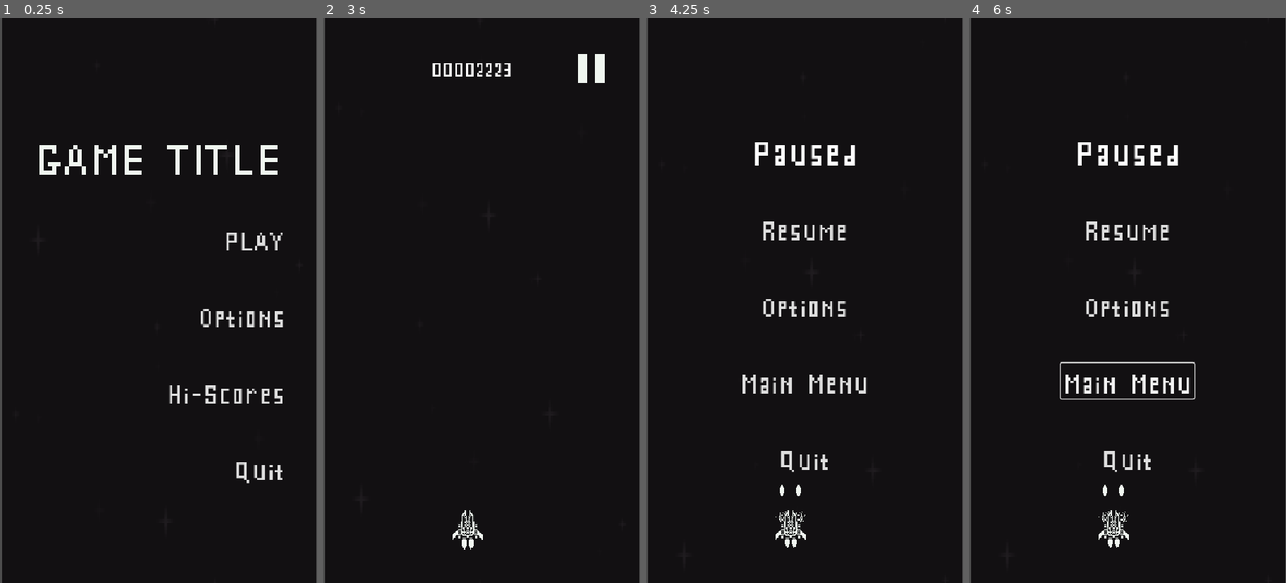
Above: before the commit, frames 1-4 (left to right).
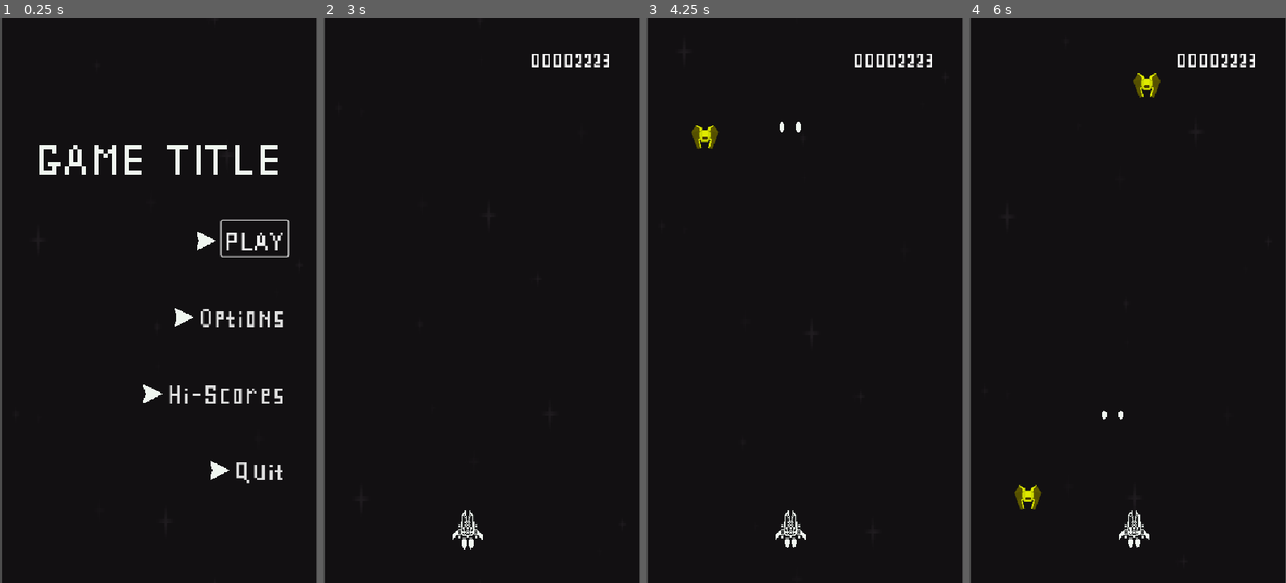
Above: after the commit, the same moments.

Repository: rnakkas/GodotSandbox
Game: Godot game, scene res://ShmupSandbox/Main/Scenes/main.tscn
The game is run twice, just before and just after one commit, with the same random seed, the same clock (stepped at 60 frames per second) and the same inputs.
Inputs (mouse positions are in pixels of both pictures, inside the frame that each line leads up to):
- Up to frame 1 (0.25 s): no input
- Up to frame 2 (3 s): click "Options" at 0.5 s; click "Back" at 1.25 s; click "Hi-Scores" at 2 s; click "PLAY" at 2.75 s
- Up to frame 3 (4.25 s): click (912, 68) at 3.52 s
- Up to frame 4 (6 s): click (1127, 227) at 4.25 s, where only the run before the commit has a clickable "Resume"; click (1127, 379) at 5 s, where only the run before the commit has a clickable "Main Menu"; move the mouse to (1197, 272) at 5.77 s; press the mouse at (1197, 272) at 5.78 s; hold D (move_right) from 5.78 s (still down)

The runs differ from the first frame. In frame 1, 0.6% of the frame differs, in the area x 45-92%, y 35-82%; in frame 2, 0.8%; in frame 3, 2.8%; in frame 4, 3.7%, in the area x 14-91%, y 6-94%.

Commit message:
selector icon

Diff:
--- a/ShmupSandbox/Main/Scenes/main.tscn
+++ b/ShmupSandbox/Main/Scenes/main.tscn
@@ -1,50 +1,11 @@
-[gd_scene load_steps=8 format=3 uid="uid://betfkrygq2ejo"]
+[gd_scene load_steps=3 format=3 uid="uid://betfkrygq2ejo"]
 
 [ext_resource type="Script" uid="uid://rllceid1ypu1" path="res://ShmupSandbox/Main/Scripts/main.gd" id="1_aucld"]
-[ext_resource type="PackedScene" uid="uid://dw1uu0vpx6e46" path="res://ShmupSandbox/UI/Scenes/main_menu.tscn" id="2_wc50p"]
-[ext_resource type="Script" uid="uid://cv1tb3kosvc8x" path="res://ShmupSandbox/UI/Scripts/parallax_background.gd" id="3_sfnpo"]
-[ext_resource type="PackedScene" uid="uid://ny01qnyexpg2" path="res://ShmupSandbox/UI/Scenes/options_menu.tscn" id="3_wc50p"]
-[ext_resource type="PackedScene" uid="uid://bumbgw58q7r1d" path="res://ShmupSandbox/UI/Scenes/pause_menu.tscn" id="4_sfnpo"]
-[ext_resource type="Texture2D" uid="uid://db1kvoxnhwk4t" path="res://ShmupSandbox/Assets/ParallaxBackgrounds/black.png" id="4_ug3jy"]
-[ext_resource type="PackedScene" uid="uid://btcsgnuk4yo61" path="res://ShmupSandbox/UI/Scenes/player_hud.tscn" id="5_ug3jy"]
+[ext_resource type="PackedScene" uid="uid://wq32mri3ebiv" path="res://ShmupSandbox/UI/Scenes/ui_layer.tscn" id="2_aucld"]
 
 [node name="Main" type="Node2D"]
 script = ExtResource("1_aucld")
 
-[node name="UI" type="CanvasLayer" parent="."]
+[node name="UI_layer" parent="." instance=ExtResource("2_aucld")]
 
-[node name="main_menu" parent="UI" instance=ExtResource("2_wc50p")]
-unique_name_in_owner = true
-
-[node name="options_menu" parent="UI" instance=ExtResource("3_wc50p")]
-unique_name_in_owner = true
-visible = false
-
-[node name="pause_menu" parent="UI" instance=ExtResource("4_sfnpo")]
-unique_name_in_owner = true
-visible = false
-
-[node name="player_hud" parent="UI" instance=ExtResource("5_ug3jy")]
-unique_name_in_owner = true
-visible = false
-
-[node name="ParallaxBackground" type="ParallaxBackground" parent="UI"]
-process_mode = 1
-script = ExtResource("3_sfnpo")
-scroll_speed = 160.0
-
-[node name="ParallaxLayer" type="ParallaxLayer" parent="UI/ParallaxBackground"]
-motion_scale = Vector2(0, 0.5)
-motion_mirroring = Vector2(0, 960)
-
-[node name="Sprite2D" type="Sprite2D" parent="UI/ParallaxBackground/ParallaxLayer"]
-position = Vector2(270.5, 484)
-scale = Vector2(2.08984, 3.79688)
-texture = ExtResource("4_ug3jy")
-
-[connection signal="hi_scores_button_pressed" from="UI/main_menu" to="." method="_on_main_menu_hi_scores_button_pressed"]
-[connection signal="options_button_pressed" from="UI/main_menu" to="." method="_on_main_menu_options_button_pressed"]
-[connection signal="play_button_pressed" from="UI/main_menu" to="." method="_on_main_menu_play_button_pressed"]
-[connection signal="quit_button_pressed" from="UI/main_menu" to="." method="_on_main_menu_quit_button_pressed"]
-[connection signal="back_to_main_menu_button_pressed" from="UI/options_menu" to="." method="_on_options_menu_back_to_main_menu_button_pressed"]
-[connection signal="pause_button_pressed" from="UI/player_hud" to="." method="_on_player_hud_pause_button_pressed"]
+[connection signal="game_started" from="UI_layer" to="." method="_on_ui_layer_game_started"]
--- a/ShmupSandbox/Main/Scripts/main.gd
+++ b/ShmupSandbox/Main/Scripts/main.gd
@@ -1,31 +1,10 @@
 class_name main extends Node2D
 
-@onready var main_menu_ui : main_menu = %main_menu
-@onready var options_menu_ui : options_menu = %options_menu
-@onready var pause_menu_ui : pause_menu = %pause_menu
-@onready var player_hud_ui : player_hud = %player_hud
-
-enum UiType
-{
-	MAIN_MENU,
-	OPTIONS_MENU,
-	PAUSE_MENU,
-	PLAYER_HUD_UI
-}
 
 var game_scene : PackedScene = preload("res://ShmupSandbox/Main/Scenes/game.tscn")
 
 func _ready() -> void:
 	self.process_mode = Node.PROCESS_MODE_ALWAYS
-
-	## Turn visibility on for main menu
-	main_menu_ui.visible = true
-
-	## Turn visibility off for all other ui
-	options_menu_ui.visible = false
-	pause_menu_ui.visible = false
-	player_hud_ui.visible = false
-
 
 func _process(_delta: float) -> void:
 	## For testing only
@@ -36,53 +15,11 @@
 		get_tree().paused = false
 		get_tree().reload_current_scene()
 
-## Main menu
-func _on_main_menu_play_button_pressed() -> void:
-	_toggle_ui(UiType.MAIN_MENU)
-	_toggle_ui(UiType.PLAYER_HUD_UI)
+func _on_ui_layer_game_started() -> void:
 	_start_game()
-
-func _on_main_menu_options_button_pressed() -> void:
-	_toggle_ui(UiType.MAIN_MENU)
-	_toggle_ui(UiType.OPTIONS_MENU)
-
-func _on_main_menu_hi_scores_button_pressed() -> void:
-	print("show hi scores")
-
-func _on_main_menu_quit_button_pressed() -> void:
-	get_tree().call_deferred("quit")
-
-## Options menu
-func _on_options_menu_back_to_main_menu_button_pressed() -> void:
-	_toggle_ui(UiType.OPTIONS_MENU)
-	_toggle_ui(UiType.MAIN_MENU)
-
-## Player hud
-func _on_player_hud_pause_button_pressed() -> void:
-	get_tree().paused = true
-	_toggle_ui(UiType.PLAYER_HUD_UI)
-	_toggle_ui(UiType.PAUSE_MENU)
 
 
 ## Helper functions
 func _start_game() -> void:
 	var game_instance := game_scene.instantiate()
 	add_child(game_instance)
-
-func _toggle_ui(menu_type : UiType) -> void:
-	var ui_element : Variant
-
-	match menu_type:
-		UiType.MAIN_MENU:
-			ui_element = main_menu_ui
-		UiType.OPTIONS_MENU:
-			ui_element = options_menu_ui
-		UiType.PLAYER_HUD_UI:
-			ui_element = player_hud_ui
-		UiType.PAUSE_MENU:
-			ui_element = pause_menu_ui
-		_: null
-
-	if ui_element:
-		ui_element.visible = !ui_element.visible
-		ui_element.process_mode = Node.PROCESS_MODE_ALWAYS if ui_element.visible else Node.PROCESS_MODE_DISABLED
--- a/ShmupSandbox/UI/Scenes/main_menu.tscn
+++ b/ShmupSandbox/UI/Scenes/main_menu.tscn
@@ -1,6 +1,7 @@
-[gd_scene load_steps=3 format=3 uid="uid://dw1uu0vpx6e46"]
+[gd_scene load_steps=4 format=3 uid="uid://dw1uu0vpx6e46"]
 
 [ext_resource type="Script" uid="uid://3yghkjrm0tt5" path="res://ShmupSandbox/UI/Scripts/main_menu.gd" id="1_70k6g"]
+[ext_resource type="Texture2D" uid="uid://d04yolfqx8m3v" path="res://ShmupSandbox/Assets/Icons/selctor_icon.png" id="3_t2d3o"]
 [ext_resource type="FontFile" uid="uid://biycie4kaffui" path="res://ShmupSandbox/Assets/Fonts/SPLCF.ttf" id="3_v14c2"]
 
 [node name="main_menu" type="Control"]
@@ -42,16 +43,56 @@
 text = "GAME TITLE"
 horizontal_alignment = 1
 
-[node name="play_button" type="Button" parent="MarginContainer/VBoxContainer"]
+[node name="HBoxContainer" type="HBoxContainer" parent="MarginContainer/VBoxContainer"]
+layout_mode = 2
+size_flags_horizontal = 8
+theme_override_constants/separation = 10
+
+[node name="VBoxContainer" type="VBoxContainer" parent="MarginContainer/VBoxContainer/HBoxContainer"]
+layout_mode = 2
+theme_override_constants/separation = 18
+
+[node name="separator" type="Control" parent="MarginContainer/VBoxContainer/HBoxContainer/VBoxContainer"]
+layout_mode = 2
+
+[node name="play_selector_icon" type="TextureRect" parent="MarginContainer/VBoxContainer/HBoxContainer/VBoxContainer"]
 unique_name_in_owner = true
 layout_mode = 2
-size_flags_horizontal = 8
+size_flags_horizontal = 4
+size_flags_vertical = 4
+texture = ExtResource("3_t2d3o")
+stretch_mode = 3
+
+[node name="play_button" type="Button" parent="MarginContainer/VBoxContainer/HBoxContainer"]
+unique_name_in_owner = true
+layout_mode = 2
+size_flags_horizontal = 4
+size_flags_vertical = 4
 theme_override_fonts/font = ExtResource("3_v14c2")
 theme_override_font_sizes/font_size = 70
 text = "PLAY"
 flat = true
 
-[node name="options_button" type="Button" parent="MarginContainer/VBoxContainer"]
+[node name="HBoxContainer2" type="HBoxContainer" parent="MarginContainer/VBoxContainer"]
+layout_mode = 2
+size_flags_horizontal = 8
+
+[node name="VBoxContainer" type="VBoxContainer" parent="MarginContainer/VBoxContainer/HBoxContainer2"]
+layout_mode = 2
+theme_override_constants/separation = 18
+
+[node name="separator" type="Control" parent="MarginContainer/VBoxContainer/HBoxContainer2/VBoxContainer"]
+layout_mode = 2
+
+[node name="options_selector_icon" type="TextureRect" parent="MarginContainer/VBoxContainer/HBoxContainer2/VBoxContainer"]
+unique_name_in_owner = true
+layout_mode = 2
+size_flags_horizontal = 4
+size_flags_vertical = 4
+texture = ExtResource("3_t2d3o")
+stretch_mode = 3
+
+[node name="options_button" type="Button" parent="MarginContainer/VBoxContainer/HBoxContainer2"]
 unique_name_in_owner = true
 layout_mode = 2
 size_flags_horizontal = 8
@@ -61,7 +102,26 @@
 text = "Options"
 flat = true
 
-[node name="hi_scores_button" type="Button" parent="MarginContainer/VBoxContainer"]
+[node name="HBoxContainer3" type="HBoxContainer" parent="MarginContainer/VBoxContainer"]
+layout_mode = 2
+size_flags_horizontal = 8
+
+[node name="VBoxContainer" type="VBoxContainer" parent="MarginContainer/VBoxContainer/HBoxContainer3"]
+layout_mode = 2
+theme_override_constants/separation = 18
+
+[node name="separator" type="Control" parent="MarginContainer/VBoxContainer/HBoxContainer3/VBoxContainer"]
+layout_mode = 2
+
+[node name="hi_scores_selector_icon" type="TextureRect" parent="MarginContainer/VBoxContainer/HBoxContainer3/VBoxContainer"]
+unique_name_in_owner = true
+layout_mode = 2
+size_flags_horizontal = 4
+size_flags_vertical = 4
+texture = ExtResource("3_t2d3o")
+stretch_mode = 3
+
+[node name="hi_scores_button" type="Button" parent="MarginContainer/VBoxContainer/HBoxContainer3"]
 unique_name_in_owner = true
 layout_mode = 2
 size_flags_horizontal = 8
@@ -70,7 +130,26 @@
 text = "Hi-Scores"
 flat = true
 
-[node name="quit_button" type="Button" parent="MarginContainer/VBoxContainer"]
+[node name="HBoxContainer4" type="HBoxContainer" parent="MarginContainer/VBoxContainer"]
+layout_mode = 2
+size_flags_horizontal = 8
+
+[node name="VBoxContainer" type="VBoxContainer" parent="MarginContainer/VBoxContainer/HBoxContainer4"]
+layout_mode = 2
+theme_override_constants/separation = 18
+
+[node name="separator" type="Control" parent="MarginContainer/VBoxContainer/HBoxContainer4/VBoxContainer"]
+layout_mode = 2
+
+[node name="quit_selector_icon" type="TextureRect" parent="MarginContainer/VBoxContainer/HBoxContainer4/VBoxContainer"]
+unique_name_in_owner = true
+layout_mode = 2
+size_flags_horizontal = 4
+size_flags_vertical = 4
+texture = ExtResource("3_t2d3o")
+stretch_mode = 3
+
+[node name="quit_button" type="Button" parent="MarginContainer/VBoxContainer/HBoxContainer4"]
 unique_name_in_owner = true
 layout_mode = 2
 size_flags_horizontal = 8
@@ -80,7 +159,7 @@
 text = "Quit"
 flat = true
 
-[connection signal="pressed" from="MarginContainer/VBoxContainer/play_button" to="." method="_on_play_button_pressed"]
-[connection signal="pressed" from="MarginContainer/VBoxContainer/options_button" to="." method="_on_options_button_pressed"]
-[connection signal="pressed" from="MarginContainer/VBoxContainer/hi_scores_button" to="." method="_on_hi_scores_button_pressed"]
-[connection signal="pressed" from="MarginContainer/VBoxContainer/quit_button" to="." method="_on_quit_button_pressed"]
+[connection signal="pressed" from="MarginContainer/VBoxContainer/HBoxContainer/play_button" to="." method="_on_play_button_pressed"]
+[connection signal="pressed" from="MarginContainer/VBoxContainer/HBoxContainer2/options_button" to="." method="_on_options_button_pressed"]
+[connection signal="pressed" from="MarginContainer/VBoxContainer/HBoxContainer3/hi_scores_button" to="." method="_on_hi_scores_button_pressed"]
+[connection signal="pressed" from="MarginContainer/VBoxContainer/HBoxContainer4/quit_button" to="." method="_on_quit_button_pressed"]
--- a/ShmupSandbox/UI/Scenes/player_hud.tscn
+++ b/ShmupSandbox/UI/Scenes/player_hud.tscn
@@ -1,6 +1,5 @@
-[gd_scene load_steps=4 format=3 uid="uid://btcsgnuk4yo61"]
+[gd_scene load_steps=3 format=3 uid="uid://btcsgnuk4yo61"]
 
-[ext_resource type="Texture2D" uid="uid://bof6go348a3m7" path="res://ShmupSandbox/Assets/Icons/pause_icon.png" id="1_3cdpm"]
 [ext_resource type="Script" uid="uid://cj0ip88n58brx" path="res://ShmupSandbox/UI/Scripts/player_hud.gd" id="1_wamog"]
 [ext_resource type="FontFile" uid="uid://biycie4kaffui" path="res://ShmupSandbox/Assets/Fonts/SPLCF.ttf" id="1_xvmxs"]
 
@@ -53,12 +52,3 @@
 theme_override_fonts/font = ExtResource("1_xvmxs")
 theme_override_font_sizes/font_size = 50
 text = "00002223"
-
-[node name="pause_button" type="Button" parent="MarginContainer/VBoxContainer/HBoxContainer"]
-layout_mode = 2
-size_flags_horizontal = 4
-size_flags_vertical = 0
-icon = ExtResource("1_3cdpm")
-flat = true
-
-[connection signal="pressed" from="MarginContainer/VBoxContainer/HBoxContainer/pause_button" to="." method="_on_pause_button_pressed"]
--- /dev/null
+++ b/ShmupSandbox/UI/Scenes/ui_layer.tscn
@@ -0,0 +1,47 @@
+[gd_scene load_steps=8 format=3 uid="uid://wq32mri3ebiv"]
+
+[ext_resource type="PackedScene" uid="uid://dw1uu0vpx6e46" path="res://ShmupSandbox/UI/Scenes/main_menu.tscn" id="1_ga2yo"]
+[ext_resource type="Script" uid="uid://s70ghdyj3lk3" path="res://ShmupSandbox/UI/Scripts/ui_layer.gd" id="1_hgdm0"]
+[ext_resource type="PackedScene" uid="uid://ny01qnyexpg2" path="res://ShmupSandbox/UI/Scenes/options_menu.tscn" id="2_hgdm0"]
+[ext_resource type="PackedScene" uid="uid://bumbgw58q7r1d" path="res://ShmupSandbox/UI/Scenes/pause_menu.tscn" id="3_3gw38"]
+[ext_resource type="PackedScene" uid="uid://btcsgnuk4yo61" path="res://ShmupSandbox/UI/Scenes/player_hud.tscn" id="4_dqs3x"]
+[ext_resource type="Script" uid="uid://cv1tb3kosvc8x" path="res://ShmupSandbox/UI/Scripts/parallax_background.gd" id="5_kbioj"]
+[ext_resource type="Texture2D" uid="uid://db1kvoxnhwk4t" path="res://ShmupSandbox/Assets/ParallaxBackgrounds/black.png" id="6_dlse4"]
+
+[node name="UI_layer" type="CanvasLayer"]
+script = ExtResource("1_hgdm0")
+
+[node name="main_menu" parent="." instance=ExtResource("1_ga2yo")]
+unique_name_in_owner = true
+
+[node name="options_menu" parent="." instance=ExtResource("2_hgdm0")]
+unique_name_in_owner = true
+visible = false
+
+[node name="pause_menu" parent="." instance=ExtResource("3_3gw38")]
+unique_name_in_owner = true
+visible = false
+
+[node name="player_hud" parent="." instance=ExtResource("4_dqs3x")]
+unique_name_in_owner = true
+visible = false
+
+[node name="ParallaxBackground" type="ParallaxBackground" parent="."]
+process_mode = 1
+script = ExtResource("5_kbioj")
+scroll_speed = 160.0
+
+[node name="ParallaxLayer" type="ParallaxLayer" parent="ParallaxBackground"]
+motion_scale = Vector2(0, 0.5)
+motion_mirroring = Vector2(0, 960)
+
+[node name="Sprite2D" type="Sprite2D" parent="ParallaxBackground/ParallaxLayer"]
+position = Vector2(270.5, 484)
+scale = Vector2(2.08984, 3.79688)
+texture = ExtResource("6_dlse4")
+
+[connection signal="hi_scores_button_pressed" from="main_menu" to="." method="_on_main_menu_hi_scores_button_pressed"]
+[connection signal="options_button_pressed" from="main_menu" to="." method="_on_main_menu_options_button_pressed"]
+[connection signal="play_button_pressed" from="main_menu" to="." method="_on_main_menu_play_button_pressed"]
+[connection signal="quit_button_pressed" from="main_menu" to="." method="_on_main_menu_quit_button_pressed"]
+[connection signal="back_to_main_menu_button_pressed" from="options_menu" to="." method="_on_options_menu_back_to_main_menu_button_pressed"]
--- a/ShmupSandbox/UI/Scripts/main_menu.gd
+++ b/ShmupSandbox/UI/Scripts/main_menu.gd
@@ -1,14 +1,36 @@
 class_name main_menu extends Control
 
 @onready var play_button: Button = %play_button
+@onready var play_selector_icon : TextureRect = %play_selector_icon
+
 @onready var options_button: Button = %options_button
+@onready var options_selector_icon: TextureRect = %options_selector_icon
+
 @onready var hi_scores_button: Button = %hi_scores_button
+@onready var hi_scores_selector_icon : TextureRect = %hi_scores_selector_icon
+
 @onready var quit_button: Button = %quit_button
+@onready var quit_selector_icon : TextureRect = %quit_selector_icon
 
 signal play_button_pressed()
 signal options_button_pressed()
 signal hi_scores_button_pressed()
 signal quit_button_pressed()
+
+var button_selector_map : Dictionary[Button, TextureRect] = {}
+
+func _ready() -> void:
+	button_selector_map = {
+		play_button : play_selector_icon,
+		options_button : options_selector_icon,
+		hi_scores_button : hi_scores_selector_icon,
+		quit_button : quit_selector_icon
+	}
+
+	print(button_selector_map[play_button])
+
+	if self.visible:
+		play_button.grab_focus()
 
 func _on_play_button_pressed() -> void:
 	play_button_pressed.emit()
@@ -21,3 +43,7 @@
 
 func _on_quit_button_pressed() -> void:
 	quit_button_pressed.emit()
+
+## Helper funcs
+func _show_button_selected() -> void:
+	print("s")
--- a/ShmupSandbox/UI/Scripts/player_hud.gd
+++ b/ShmupSandbox/UI/Scripts/player_hud.gd
@@ -1,7 +1 @@
 class_name player_hud extends Control
-
-signal pause_button_pressed()
-
-
-func _on_pause_button_pressed() -> void:
-	pause_button_pressed.emit()
--- /dev/null
+++ b/ShmupSandbox/UI/Scripts/ui_layer.gd
@@ -0,0 +1,69 @@
+class_name ui_layer extends CanvasLayer
+
+@onready var main_menu_ui : main_menu = %main_menu
+@onready var options_menu_ui : options_menu = %options_menu
+@onready var pause_menu_ui : pause_menu = %pause_menu
+@onready var player_hud_ui : player_hud = %player_hud
+
+signal game_started()
+
+enum UiType
+{
+	MAIN_MENU,
+	OPTIONS_MENU,
+	PAUSE_MENU,
+	PLAYER_HUD_UI
+}
+
+func _ready() -> void:
+	self.process_mode = Node.PROCESS_MODE_ALWAYS
+
+	## Turn visibility on for main menu
+	main_menu_ui.visible = true
+
+	## Turn visibility off for all other ui
+	options_menu_ui.visible = false
+	pause_menu_ui.visible = false
+	player_hud_ui.visible = false
+
+
+## Main menu
+func _on_main_menu_play_button_pressed() -> void:
+	_toggle_ui(UiType.MAIN_MENU)
+	_toggle_ui(UiType.PLAYER_HUD_UI)
+	#_start_game()
+	game_started.emit()
+
+func _on_main_menu_options_button_pressed() -> void:
+	_toggle_ui(UiType.MAIN_MENU)
+	_toggle_ui(UiType.OPTIONS_MENU)
+
+func _on_main_menu_hi_scores_button_pressed() -> void:
+	print("show hi scores")
+
+func _on_main_menu_quit_button_pressed() -> void:
+	get_tree().call_deferred("quit")
+
+## Options menu
+func _on_options_menu_back_to_main_menu_button_pressed() -> void:
+	_toggle_ui(UiType.OPTIONS_MENU)
+	_toggle_ui(UiType.MAIN_MENU)
+
+## Helper functions
+func _toggle_ui(menu_type : UiType) -> void:
+	var ui_element : Variant
+
+	match menu_type:
+		UiType.MAIN_MENU:
+			ui_element = main_menu_ui
+		UiType.OPTIONS_MENU:
+			ui_element = options_menu_ui
+		UiType.PLAYER_HUD_UI:
+			ui_element = player_hud_ui
+		UiType.PAUSE_MENU:
+			ui_element = pause_menu_ui
+		_: null
+
+	if ui_element:
+		ui_element.visible = !ui_element.visible
+		ui_element.process_mode = Node.PROCESS_MODE_ALWAYS if ui_element.visible else Node.PROCESS_MODE_DISABLED
Binary file added: ShmupSandbox/Assets/Icons/selctor_icon.png
Not shown, added: ShmupSandbox/Assets/Icons/selctor_icon.png.import
Not shown, added: ShmupSandbox/UI/Scripts/ui_layer.gd.uid
